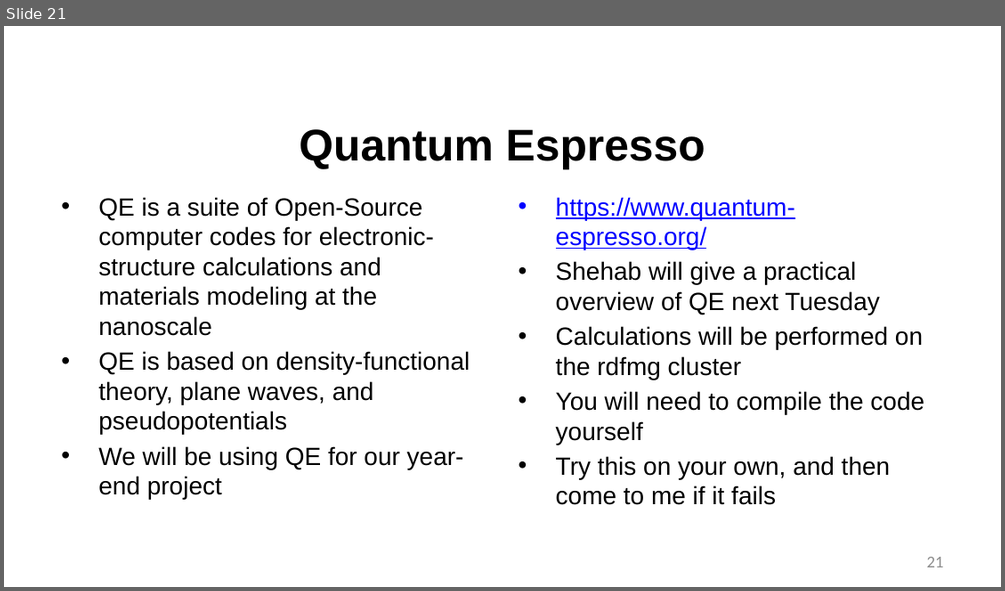
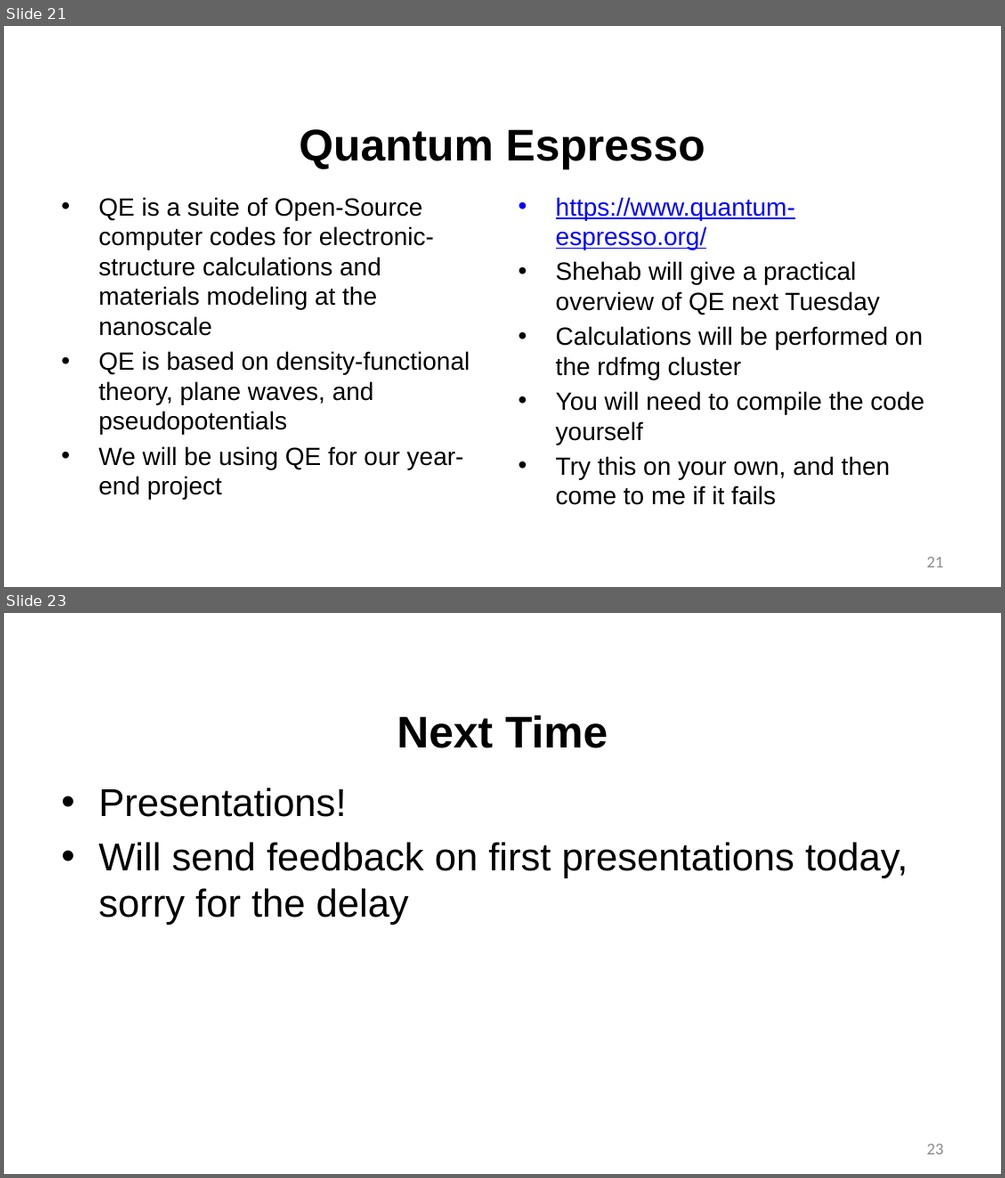
Before and after one commit to benbeeler/TEACHING, a slide deck: Advanced Reactor Materials/Lec13_DFT.pptx. Shown one above the other, each under a label of ours: slide 21 before the commit, slides 21 and 23 after it; the slides between them are not shown. The pictures are 1005x591 and 1005x1178 pixels, drawn with LibreOffice and Linux fonts; fonts in the diff are those of the drawing; background and template pictures are left out. Boxes give left, top, right and bottom in pixels: in the first picture for what was removed or moved away, otherwise in the second. Text is boxed around its words. In the diff, an @@ line names an element or a change of style, - is before the commit and + after.

```diff
--- a/Advanced Reactor Materials/Lec13_DFT.pptx
+++ b/Advanced Reactor Materials/Lec13_DFT.pptx
@@ slide 23 added at (4, 613, 1001, 1174), background #FFFFFF @@
@@ title added at (396, 715, 607, 748), 42.7 pt, text #000000, bold @@
+Next Time
@@ text added at (98, 787, 907, 925), 37.3 pt, text #000000 @@
+• Presentations!
+• Will send feedback on first presentations today, sorry for the delay
@@ page number added at (927, 1143, 944, 1154), 16 pt, text #8C8C8C @@
+23
```
Also in this commit, not shown: 2 slides changed, 5 other files.
